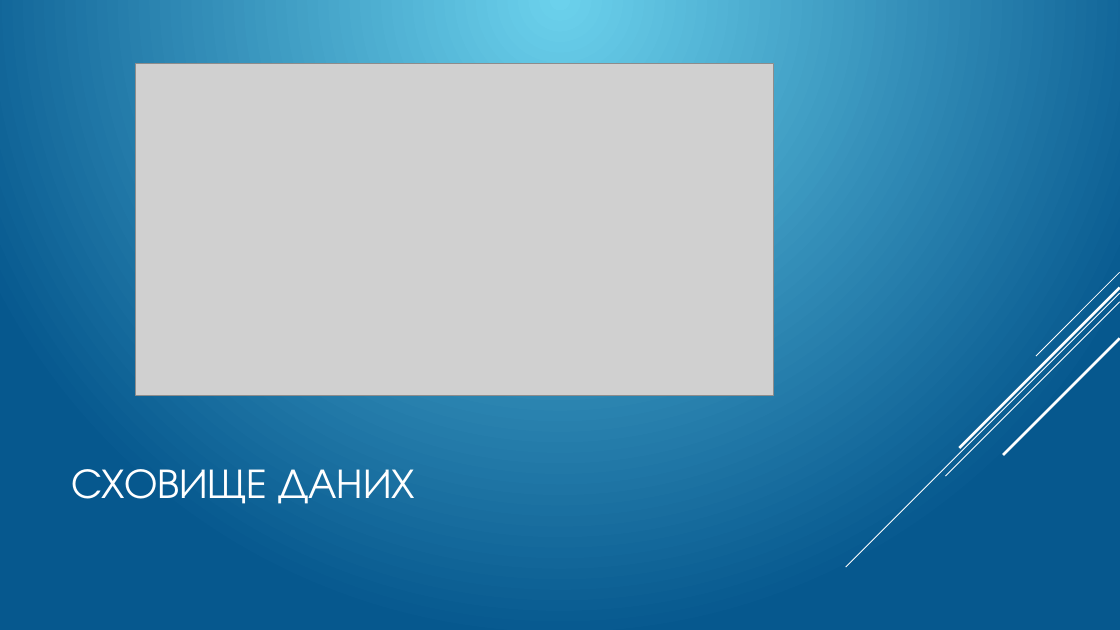
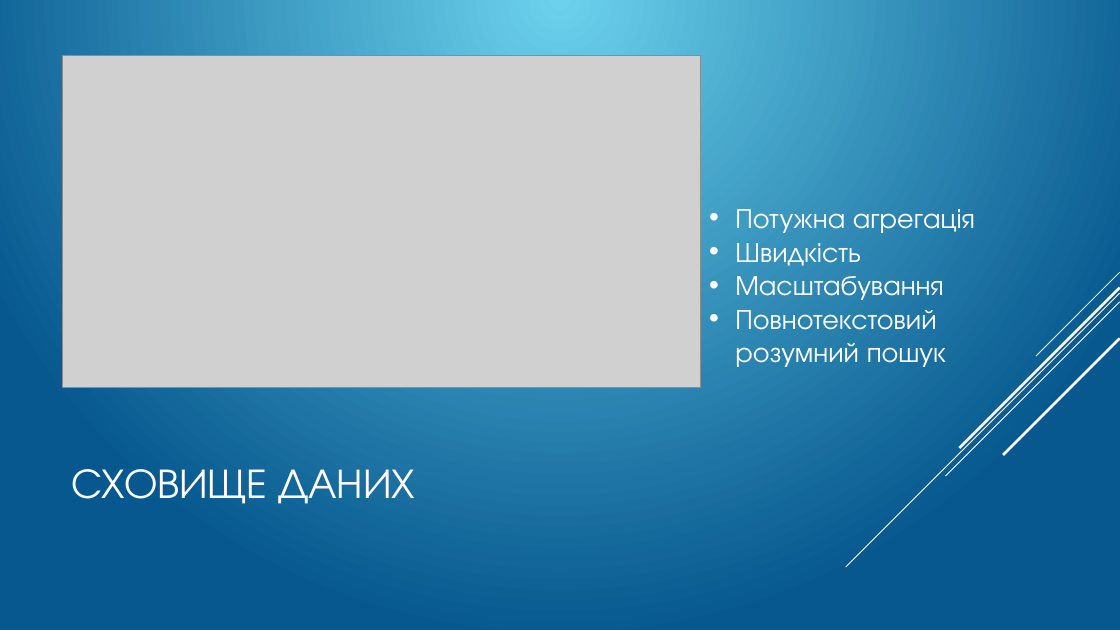
Before and after one commit to Deadid/kursach4, a slide deck: slide 10 of Presentation.pptx. Drawn at 1120x630 pixels with LibreOffice and Linux fonts; fonts in the diff are those of the drawing; grey boxes stand for pictures. Boxes give left, top, right and bottom in pixels: in the first picture for what was removed or moved away, otherwise in the second. Text is boxed around its words. In the diff, an @@ line names an element or a change of style, - is before the commit and + after.

```diff
--- a/Presentation.pptx
+++ b/Presentation.pptx
@@ picture: place and size @@
-picture at [136,63,775,395]
+picture at [63,55,702,387]
@@ text added at [735,209,975,367], 24 pt, text #FFFFFF @@
+• Потужна агрегація
+• Швидкість
+• Масштабування
+• Повнотекстовий розумний пошук
```
Also in this commit, not shown: 3 other slides changed, 6 slides added, 1 other file.
